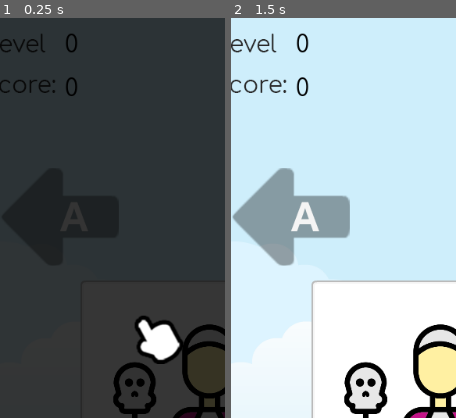
Above: before the commit, frames 1-2 (left to right).
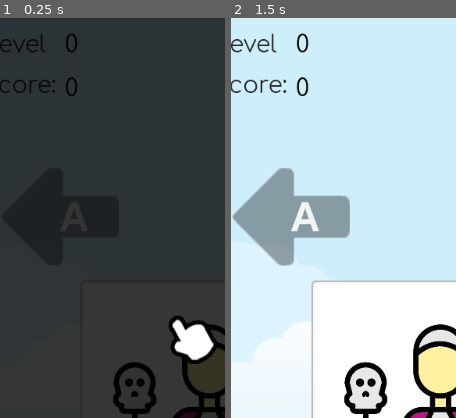
Above: after the commit, the same moments.

Repository: Zakcrust/Swipe-Card-Godot
Game: Godot game, scene res://SwipeCardMain.tscn
The game is run twice, just before and just after one commit, with the same random seed, the same clock (stepped at 60 frames per second) and the same inputs. The engine's default icon, where the game draws it, is replaced by a stand-in: a white triangle on a blue panel in a dark square.
Inputs (mouse positions are % of the whole screen's width and height, from its top left):
- Up to frame 1 (0.25 s): no input
- Up to frame 2 (1.5 s): tap Enter at 0.5 s; move the mouse to (72, 45) at 0.52 s; click (72, 45) at 0.67 s; move the mouse to (30, 55) at 1.27 s; click (30, 55) at 1.42 s
The pictures show only the part of the screen within x 7-57%, y 0-50%; the shares and areas given below are measured in that part.

The runs differ from the first frame. In frame 1, 3.2% of the frame differs, in the area x 60-97%, y 74-87%; in frame 2, nothing differs.

Commit message:
Tutorials and minor bug fix

Diff:
--- a/Card.gd
+++ b/Card.gd
@@ -92,8 +92,7 @@
 #return the name of the card based on randomized number between -1 and 14
 func _randomCard():
 	while(cardFlag[str(id)] == true):
-		for i in range(floor(rand_range(1,5))):
-			id = floor(rand_range(1, 99))
+		id = floor(rand_range(1, 99))
 	currentNumber = id
 	print(id)
 	return cardList[str(id)]
--- a/Tutorial.tscn
+++ b/Tutorial.tscn
@@ -37,7 +37,7 @@
 
 [node name="Sprite" type="Sprite" parent="ColorRect"]
 pause_mode = 2
-position = Vector2( 244.486, 412 )
+position = Vector2( 288, 412 )
 texture = ExtResource( 2 )
 
 [node name="AnimationPlayer" type="AnimationPlayer" parent="ColorRect"]
